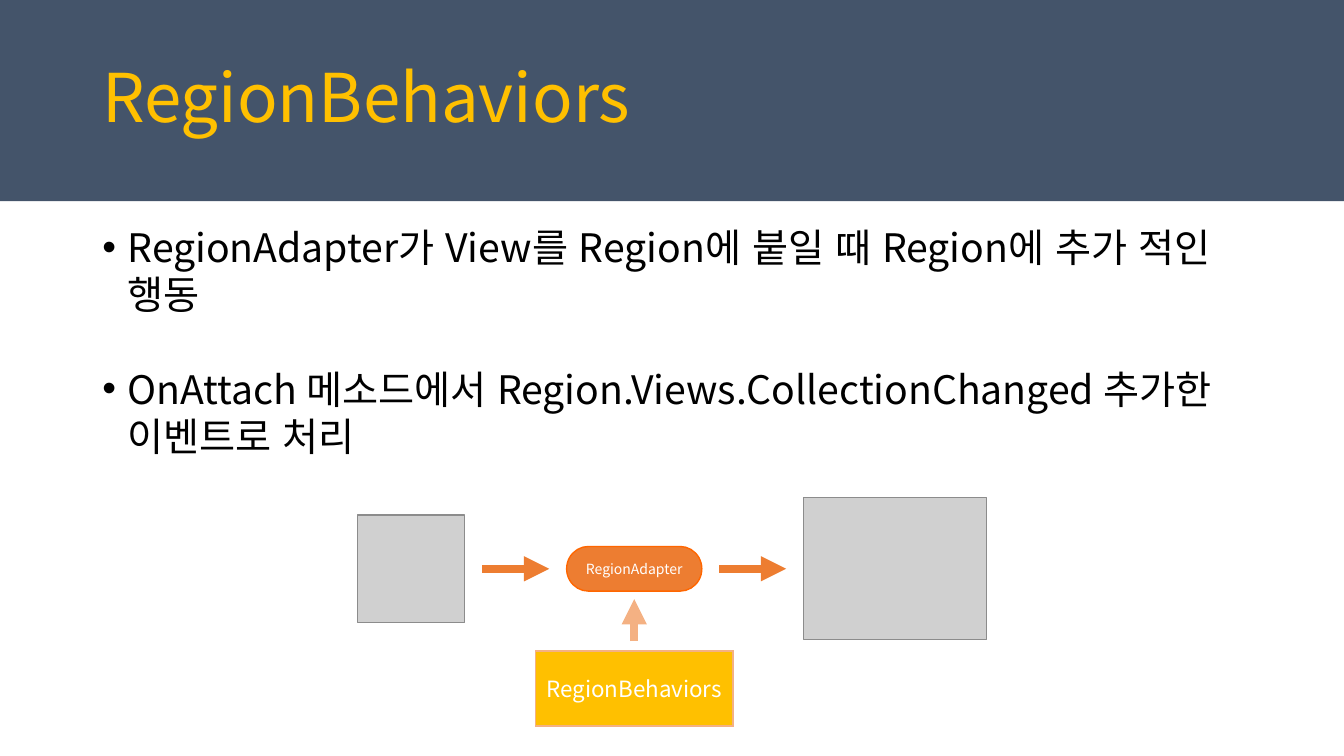
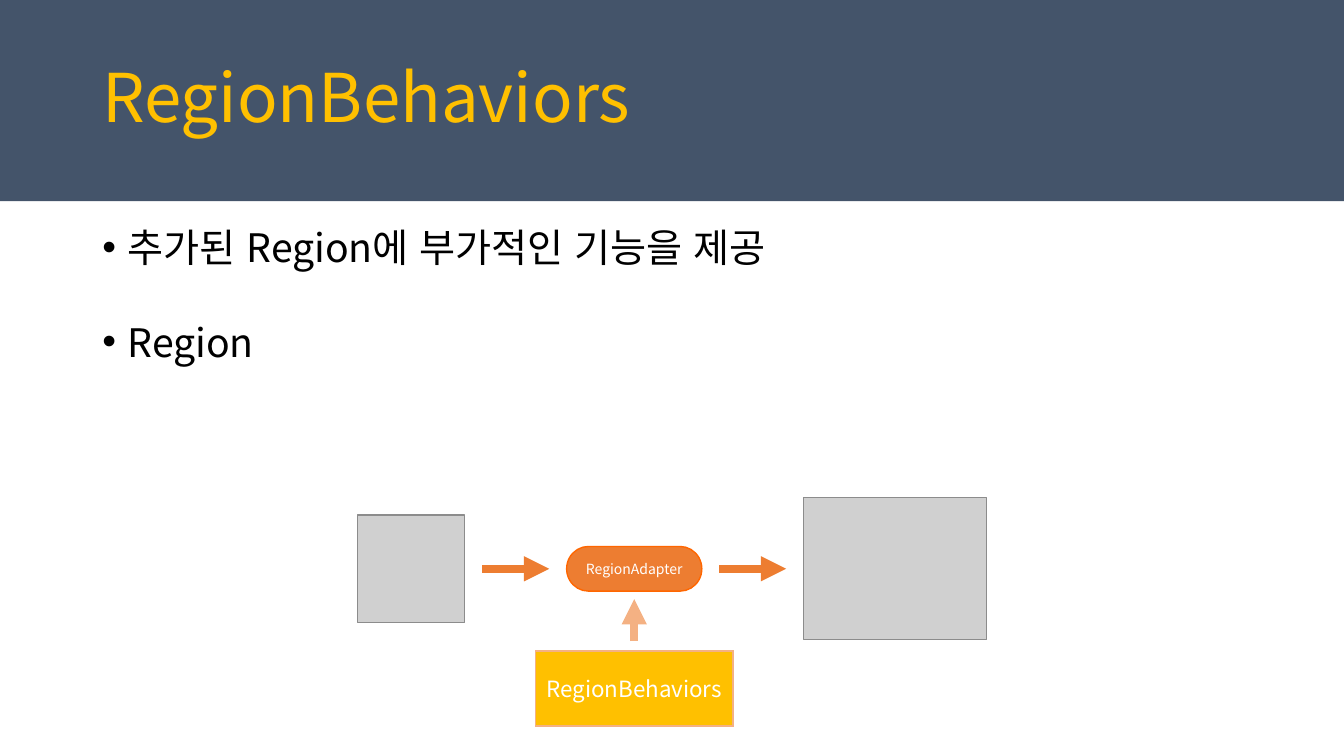
Before and after one commit to juniair/Summary-PPT, a slide deck: slide 20 of PRISM_통합.pptx. Drawn at 1344x756 pixels with LibreOffice and Linux fonts; fonts in the diff are those of the drawing; grey boxes stand for pictures. Boxes give left, top, right and bottom in pixels: in the first picture for what was removed or moved away, otherwise in the second. Text is boxed around its words. In the diff, an @@ line names an element or a change of style, - is before the commit and + after.

```diff
--- a/PRISM_통합.pptx
+++ b/PRISM_통합.pptx
@@ text at [128, 229, 766, 367]: text changed @@
-• RegionAdapter가 View를 Region에 붙일 때 Region에 추가 적인 행동
-• OnAttach 메소드에서 Region.Views.CollectionChanged 추가한 이벤트로 처리
+• 추가된 Region에 부가적인 기능을 제공
+• Region
```
Also in this commit, not shown: 2 other slides changed, 1 other file.
